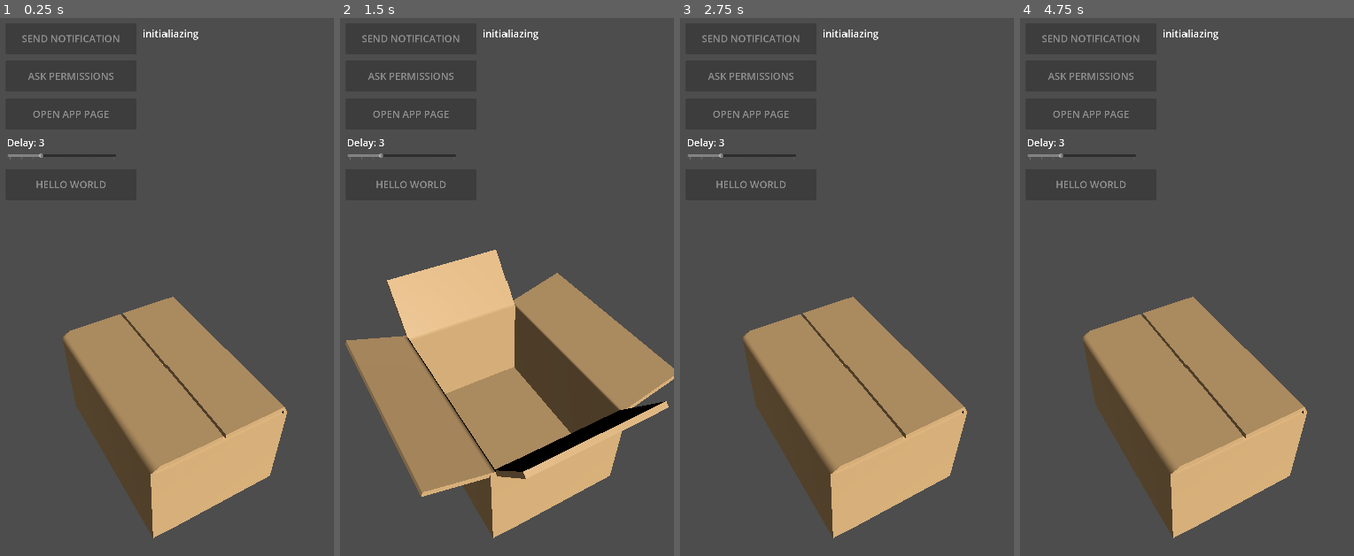
Above: before the commit, frames 1-4 (left to right).
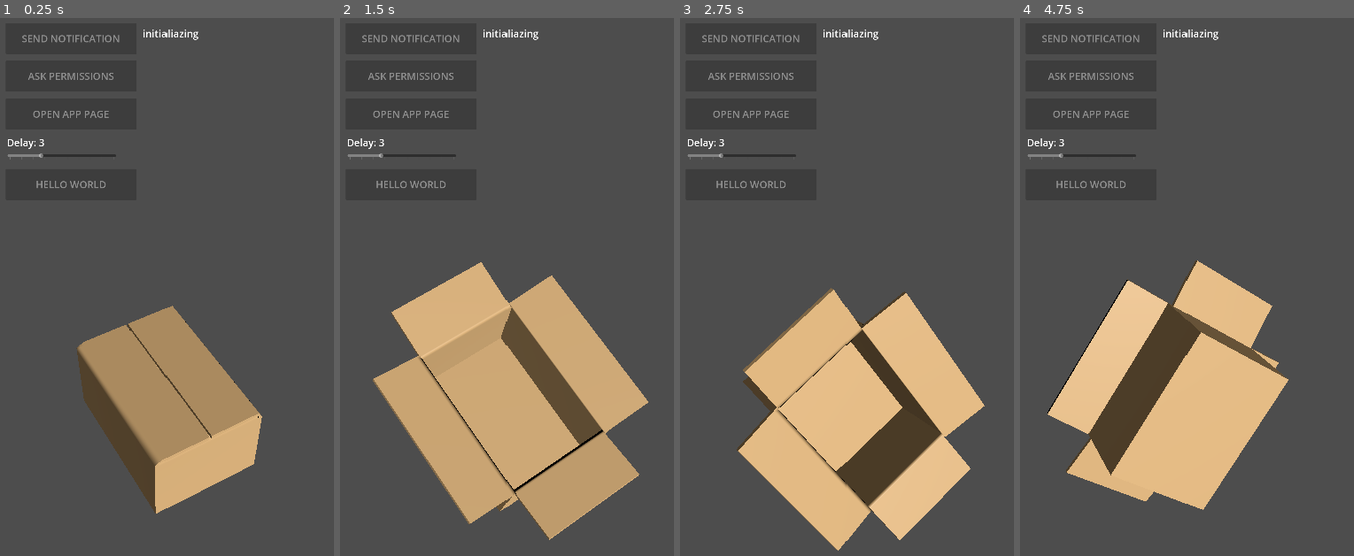
Above: after the commit, the same moments.

Repository: Grouflon/mailbox
Game: Godot game, scene res://scenes/main.tscn
Two runs of this game, one before a commit and one after it. Both use one fixed random seed, a clock stepped at 60 frames per second and the inputs below. The engine's default icon, where the game draws it, is replaced by a stand-in: a white triangle on a blue panel in a dark square.
Inputs (mouse positions are in pixels of both pictures, inside the frame that each line leads up to):
- Up to frame 1 (0.25 s): no input
- Up to frame 2 (1.5 s): tap Enter at 0.5 s; move the mouse to (580, 335) at 0.52 s; click (580, 335) at 0.6 s; drag from (440, 405) to (490, 512) at 1.27 s
- Up to frame 3 (2.75 s): move the mouse to (880, 217) at 2.02 s; click (880, 217) at 2.1 s
- Up to frame 4 (4.75 s): tap Space at 2.75 s; drag from (1170, 512) to (1086, 265) at 2.77 s; move the mouse to (1287, 475) at 3.52 s; click (1287, 475) at 3.6 s; drag from (1086, 265) to (1136, 195) at 4.27 s

The runs differ from the first frame. In frame 1, 6.8% of the frame differs, in the area x 18-86%, y 51-97%; in frame 2, 25%, in the area x 1-100%, y 43-98%; in frame 3, 21%; in frame 4, 22%.

Commit message:
rotating box

Diff:
--- a/godot/project.godot
+++ b/godot/project.godot
@@ -33,6 +33,14 @@
 
 enabled=PackedStringArray("res://addons/MailboxAndroidPlugin/plugin.cfg")
 
+[input]
+
+touch={
+"deadzone": 0.2,
+"events": [Object(InputEventMouseButton,"resource_local_to_scene":false,"resource_name":"","device":-1,"window_id":0,"alt_pressed":false,"shift_pressed":false,"ctrl_pressed":false,"meta_pressed":false,"button_mask":1,"position":Vector2(155, 41),"global_position":Vector2(171, 125),"factor":1.0,"button_index":1,"canceled":false,"pressed":true,"double_click":false,"script":null)
+]
+}
+
 [layer_names]
 
 3d_physics/layer_1="box"
--- a/godot/scenes/main.tscn
+++ b/godot/scenes/main.tscn
@@ -1,32 +1,43 @@
 [gd_scene format=3 uid="uid://njpsx7g0twiw"]
 
-[ext_resource type="Script" uid="uid://d1kt8ub0i0o77" path="res://scripts/game.gd" id="1_h2yge"]
-[ext_resource type="Texture2D" uid="uid://d425jtgsu8dh" path="res://icon.svg" id="1_ig7tw"]
-[ext_resource type="Script" uid="uid://bbmprkitxe65s" path="res://scripts/revolution.gd" id="2_0xm2m"]
-[ext_resource type="PackedScene" uid="uid://cn06qe6p6mnbo" path="res://scenes/box.tscn" id="4_7mycd"]
-[ext_resource type="Theme" uid="uid://ci68qf23fewv5" path="res://ui_theme.tres" id="4_lquwl"]
+[ext_resource type="Script" uid="uid://d1kt8ub0i0o77" path="res://scripts/game.gd" id="1_tbgi4"]
+[ext_resource type="Texture2D" uid="uid://d425jtgsu8dh" path="res://icon.svg" id="2_tefeu"]
+[ext_resource type="PackedScene" uid="uid://cn06qe6p6mnbo" path="res://scenes/box.tscn" id="4_tipki"]
+[ext_resource type="Theme" uid="uid://ci68qf23fewv5" path="res://ui_theme.tres" id="5_85g3d"]
+[ext_resource type="Script" uid="uid://g83xh0xmdtxo" path="res://scripts/game_input.gd" id="6_tefeu"]
 
-[node name="main" type="Node3D" unique_id=7951666 node_paths=PackedStringArray("notification_button", "permissions_button", "app_page_button", "hello_world_button", "text", "delay_label", "delay_slider", "box", "camera")]
-script = ExtResource("1_h2yge")
-notification_button = NodePath("ui/notification_button")
-permissions_button = NodePath("ui/permissions_button")
-app_page_button = NodePath("ui/app_page")
-hello_world_button = NodePath("ui/hello_world")
-text = NodePath("ui/log")
-delay_label = NodePath("ui/delay_widget/Label")
-delay_slider = NodePath("ui/delay_widget/HSlider")
-box = NodePath("box")
-camera = NodePath("Camera3D")
+[node name="main" type="Node3D" unique_id=7951666]
+
+[node name="input" type="Node" parent="." unique_id=1314666973]
+script = ExtResource("6_tefeu")
+metadata/_custom_type_script = "uid://g83xh0xmdtxo"
+
+[node name="game" type="Node3D" parent="." unique_id=1723175009 node_paths=PackedStringArray("notification_button", "permissions_button", "app_page_button", "hello_world_button", "text", "delay_label", "delay_slider", "box", "camera", "input")]
+script = ExtResource("1_tbgi4")
+notification_button = NodePath("../ui/notification_button")
+permissions_button = NodePath("../ui/permissions_button")
+app_page_button = NodePath("../ui/app_page")
+hello_world_button = NodePath("../ui/hello_world")
+text = NodePath("../ui/log")
+delay_label = NodePath("../ui/delay_widget/Label")
+delay_slider = NodePath("../ui/delay_widget/HSlider")
+box = NodePath("../box")
+camera = NodePath("../Camera3D")
+input = NodePath("../input")
+drag_speed = Vector2(0.003, 0.003)
+drag_smooth = 0.15
 
 [node name="Sprite3D" type="Sprite3D" parent="." unique_id=1885256345]
+transform = Transform3D(2.3123238, 0, 0, 0, -1.0107488e-07, 2.3123238, 0, -2.3123238, -1.0107488e-07, 0, 0, 0)
 visible = false
-texture = ExtResource("1_ig7tw")
-script = ExtResource("2_0xm2m")
+texture = ExtResource("2_tefeu")
 
 [node name="Camera3D" type="Camera3D" parent="." unique_id=507978905]
-transform = Transform3D(1, 0, 0, 0, 0.72429216, 0.6894932, 0, -0.6894932, 0.72429216, 0, 1.8360686, 1.637107)
+transform = Transform3D(1, 0, 0, 0, 0.6372223, 0.77068007, 0, -0.77068007, 0.6372223, 4.7683716e-07, 3.6610718, 2.723899)
+fov = 51.6
+size = 7.25
 
-[node name="box" parent="." unique_id=226211958 instance=ExtResource("4_7mycd")]
+[node name="box" parent="." unique_id=226211958 instance=ExtResource("4_tipki")]
 transform = Transform3D(0.30367237, 0, 0.17402036, 0, 0.35, 0, -0.17402036, 0, 0.30367237, 0, 0, 0)
 
 [node name="light" type="DirectionalLight3D" parent="." unique_id=982340471]
--- a/godot/scripts/box.gd
+++ b/godot/scripts/box.gd
@@ -1,4 +1,4 @@
-extends Node
+extends Node3D
 class_name Box
 
 @export var animation_player: AnimationPlayer
--- a/godot/scripts/game.gd
+++ b/godot/scripts/game.gd
@@ -10,13 +10,18 @@
 @export var delay_slider: HSlider;
 @export var box: Box;
 @export var camera: Camera3D;
+@export var input: GameInput;
+@export var drag_speed: Vector2 = Vector2(1,1);
+@export var drag_smooth: float = 0.05;
+
+var smoothed_drag_input: Vector2
 
 const ANDROID_PLUGIN_NAME: = "MailboxAndroidPlugin"
 
 var android_plugin: Object;
 
-var pending_click: bool
-var pending_click_position: Vector2
+#var pending_click: bool
+#var pending_click_position: Vector2
 
 func _ready() -> void:
 	if Engine.has_singleton(ANDROID_PLUGIN_NAME):
@@ -42,24 +47,69 @@
 	text.text = "initialiazing"
 	box.set_closed()
 
-func _input(event: InputEvent) -> void:
-	if event is InputEventScreenTouch:
-		pass
-	elif event is InputEventMouse && (event.button_mask & MOUSE_BUTTON_MASK_LEFT):
-		pass
-	else:
-		return
-	if not event.is_pressed():
-		return
+#func _input(event: InputEvent) -> void:
+	#return
+	#if event is InputEventScreenDrag:
+		#print(event as InputEventScreenDrag)
+		#return
+	#
+	#if event is InputEventScreenTouch:
+		#pass
+	#elif event is InputEventMouse && (event.button_mask & MOUSE_BUTTON_MASK_LEFT):
+		#pass
+	#else:
+		#return
+		#
+	##print("p:", event.position, event.is_pressed(), event.is_released())
+		#
+	#event.is_released()
+	#if not event.is_pressed():
+		#return
+	#
+	#pending_click_position = event.position
+	#pending_click = true
 
-	pending_click_position = event.position
-	pending_click = true
+func _process(delta: float) -> void:
+	smoothed_drag_input = lerp(smoothed_drag_input, Vector2.ZERO, drag_smooth)
+	if input.is_touch_down:
+		smoothed_drag_input = input.drag_delta
 
-func _physics_process(delta: float) -> void:
+	var x_axis = camera.get_camera_transform().basis.y
+	var y_axis = camera.get_camera_transform().basis.x
+	box.rotate(x_axis, smoothed_drag_input.x * drag_speed.x)
+	box.rotate(y_axis, smoothed_drag_input.y * drag_speed.y)
+		#box.rotation.z = 0
 
-	if pending_click:
-		var ray_origin: = camera.project_ray_origin(pending_click_position)
-		var ray_normal: = camera.project_ray_normal(pending_click_position)
+		#var box_basis = box.get_global_transform_interpolated().basis
+		#var front_axis = box_basis.z.normalized()
+		#var left_axis = box_basis.x.normalized()
+		#var up_axis = box_basis.y.normalized()
+		#left_axis.y = 0
+		#left_axis = left_axis.normalized()
+		#print(left_axis)
+		#up_axis = front_axis.cross(left_axis)
+		#left_axis = up_axis.cross(front_axis)
+
+		#DebugDraw3D.draw_line(box.position, box.position + left_axis * 3, Color.RED)
+		#DebugDraw3D.draw_line(box.position, box.position + up_axis * 3, Color.GREEN)
+		#DebugDraw3D.draw_line(box.position, box.position + front_axis * 3, Color.BLUE)
+		#box.quaternion = Quaternion(Basis(left_axis, up_axis, front_axis).orthonormalized())
+
+		#var box_basis = box.get_global_transform_interpolated().basis
+		#var right_axis = box_basis.x
+		#right_axis.y = 0
+		#right_axis = right_axis.normalized()
+		#var up_axis = box_basis.z.cross(right_axis)
+		#right_axis = up_axis.cross(box_basis.z)
+
+
+
+		#box.quaternion = Quaternion(Basis(right_axis, up_axis, box_basis.x).orthonormalized())
+		#box.look_at(box.position + box.get_global_transform_interpolated().basis.z, Vector3(0,1,0))
+
+	if input.is_just_touched:
+		var ray_origin: = camera.project_ray_origin(input.mouse_position)
+		var ray_normal: = camera.project_ray_normal(input.mouse_position)
 		#print("o:", ray_origin, "n:", ray_normal)
 
 		var query: = PhysicsRayQueryParameters3D.create(ray_origin, ray_origin + ray_normal * 100.0)
@@ -72,14 +122,13 @@
 
 		var collider = result.get("collider") as Area3D
 		if collider != null:
-			var box: = collider.get_parent() as Box
-			if box != null:
-				if box.opened:
-					box.close()
+			var hit_box: = collider.get_parent() as Box
+			if hit_box != null:
+				if hit_box.opened:
+					hit_box.close()
 				else:
-					box.open()
+					hit_box.open()
 
-	pending_click = false
 	pass
 
 func on_notification_button_pressed() -> void:
--- /dev/null
+++ b/godot/scripts/game_input.gd
@@ -0,0 +1,61 @@
+extends Node
+class_name GameInput
+
+#const TOUCH_TIME_THRESHOLD = 0.05
+
+var is_dragging: bool
+var drag_delta: Vector2
+var is_just_touched: bool
+
+var drag_duration: float
+var is_touch_down: bool
+var mouse_position: Vector2
+var last_mouse_position: Vector2
+
+func _input(event):
+	if event is InputEventScreenTouch:
+		pass
+	elif event is InputEventMouse && (event.button_mask & MOUSE_BUTTON_MASK_LEFT):
+		pass
+	else:
+		return
+
+	mouse_position = event.position
+	pass
+
+# Called when the node enters the scene tree for the first time.
+func _ready() -> void:
+	pass # Replace with function body.
+
+
+# Called every frame. 'delta' is the elapsed time since the previous frame.
+func _process(delta: float) -> void:
+
+	is_just_touched = false
+
+	var touch_just_pressed = Input.is_action_just_pressed(&"touch") # This works for mouse and touch apparently
+	var touch_just_released = Input.is_action_just_released(&"touch")
+
+	if is_touch_down:
+		drag_duration += delta
+		drag_delta = mouse_position - last_mouse_position
+		if last_mouse_position != mouse_position:
+			is_dragging = true
+
+		#if drag_duration >= TOUCH_TIME_THRESHOLD:
+			#print("drog")
+			#is_dragging = true
+
+	if touch_just_pressed:
+		drag_duration = 0
+		is_touch_down = true
+
+	if touch_just_released:
+		if not is_dragging:
+			is_just_touched = true
+		is_touch_down = false
+		is_dragging = false
+		drag_delta = Vector2(0,0)
+
+	last_mouse_position = mouse_position
+	pass
Not shown: 6 places in godot/scenes/main.tscn that only renumber resources
Not shown, added: godot/scripts/game_input.gd.uid
